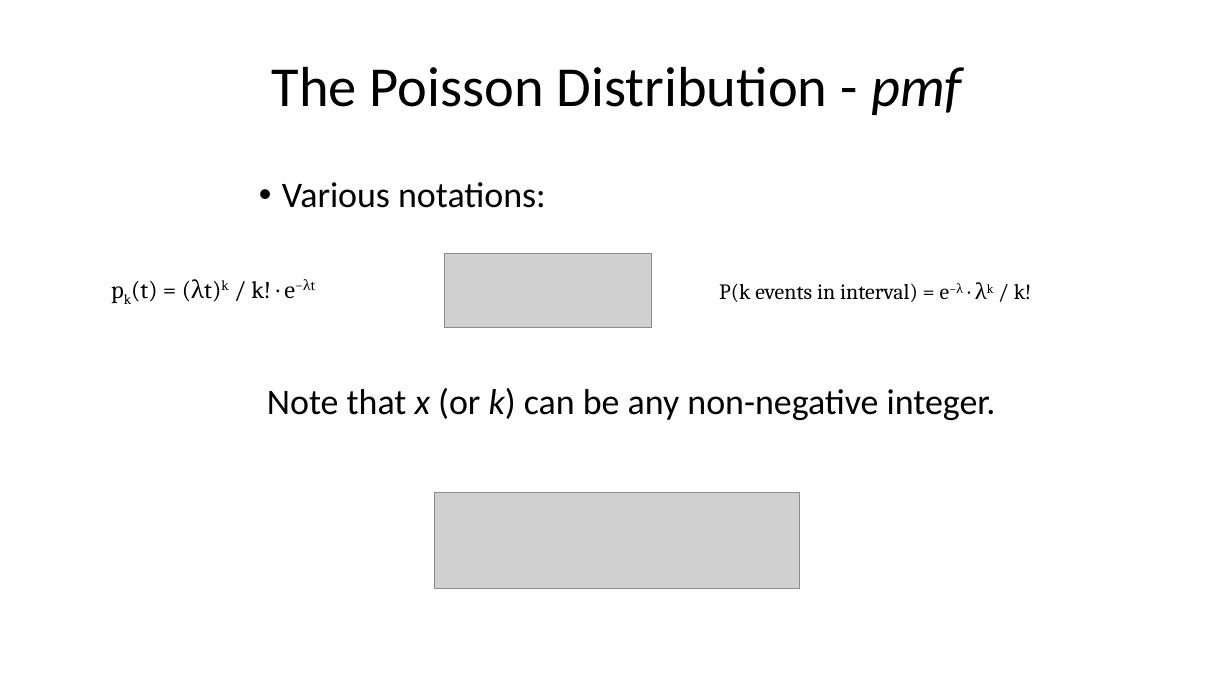
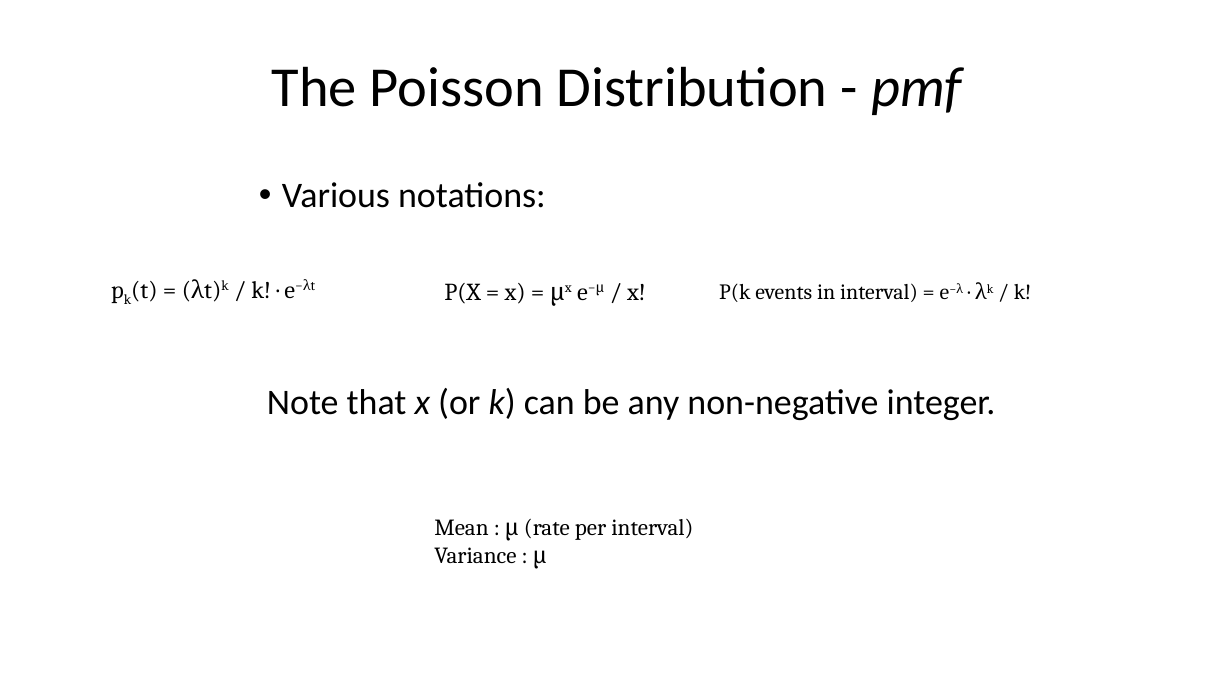
Before and after one commit to taaltree/FW536, a slide deck: slide 30 of Day1_Probability/FW536_Day1_Afternoon Distributions I_accessible.pptx. Drawn at 1232x693 pixels with LibreOffice and Linux fonts; fonts in the diff are those of the drawing; grey boxes stand for pictures. Boxes give left, top, right and bottom in pixels: in the first picture for what was removed or moved away, otherwise in the second. Text is boxed around its words. In the diff, an @@ line names an element or a change of style, - is before the commit and + after.

```diff
--- a/Day1_Probability/FW536_Day1_Afternoon Distributions I_accessible.pptx
+++ b/Day1_Probability/FW536_Day1_Afternoon Distributions I_accessible.pptx
@@ picture removed at bbox=[445, 253, 653, 327] @@
@@ text added at bbox=[444, 283, 646, 304], 19 pt, text #000000 @@
+P(X = x) = μx e−μ / x!
@@ picture removed at bbox=[434, 493, 800, 589] @@
@@ text added at bbox=[434, 518, 693, 569], 18 pt, text #000000 @@
+Mean : μ (rate per interval)
+Variance : μ
```
Also in this commit, not shown: 10 other slides changed.
